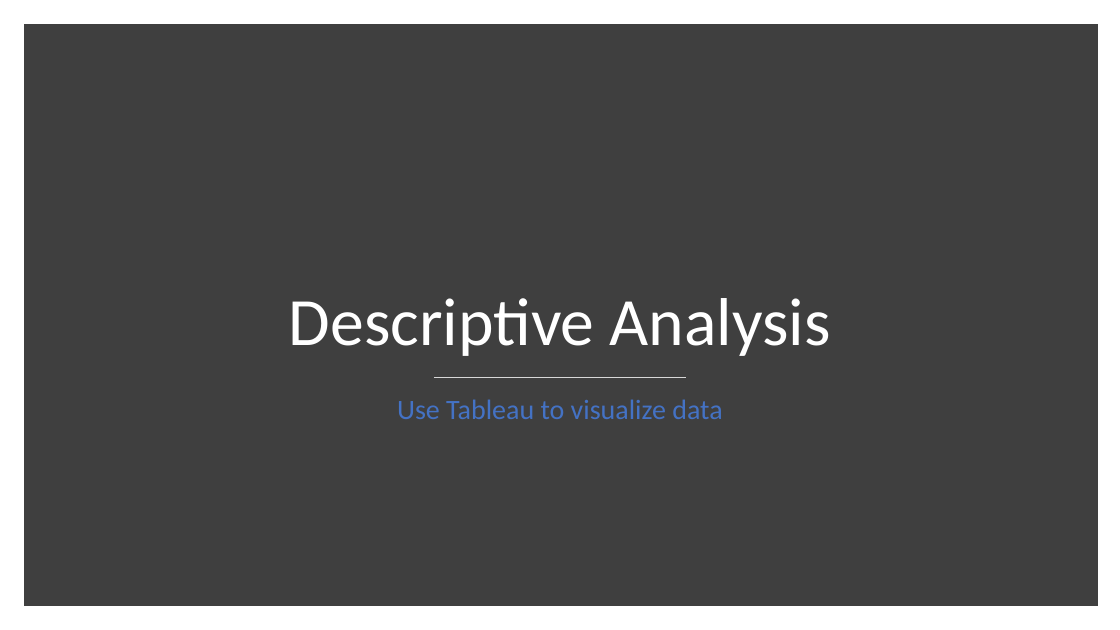
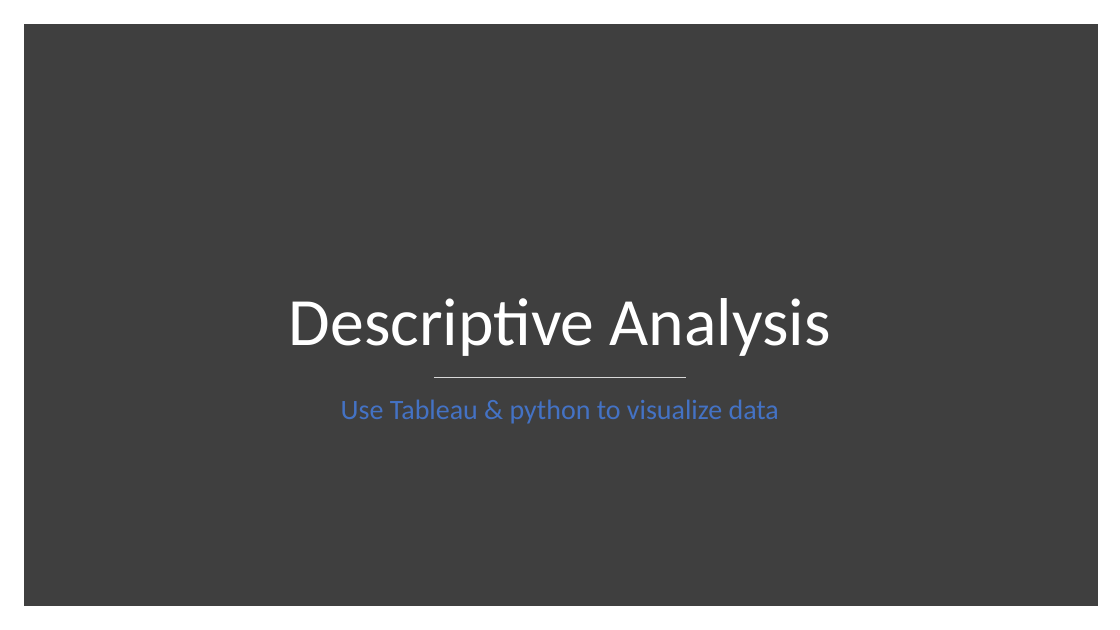
Before and after one commit to SyedNadir/freemium-ab-testing, a slide deck: slide 28 of documents/presentation/Final Presentation.pptx (slide 25 before the commit). Drawn at 1120x630 pixels with LibreOffice and Linux fonts; fonts in the diff are those of the drawing. Boxes give left, top, right and bottom in pixels: in the first picture for what was removed or moved away, otherwise in the second. Text is boxed around its words. In the diff, an @@ line names an element or a change of style, - is before the commit and + after.

```diff
--- a/documents/presentation/Final Presentation.pptx
+++ b/documents/presentation/Final Presentation.pptx
@@ subtitle at <box>341,399,779,424</box>: text changed @@
-Use Tableau to visualize data
+Use Tableau & python to visualize data
```
Also in this commit, not shown: 4 other slides changed, 3 slides added, 13 other files.
